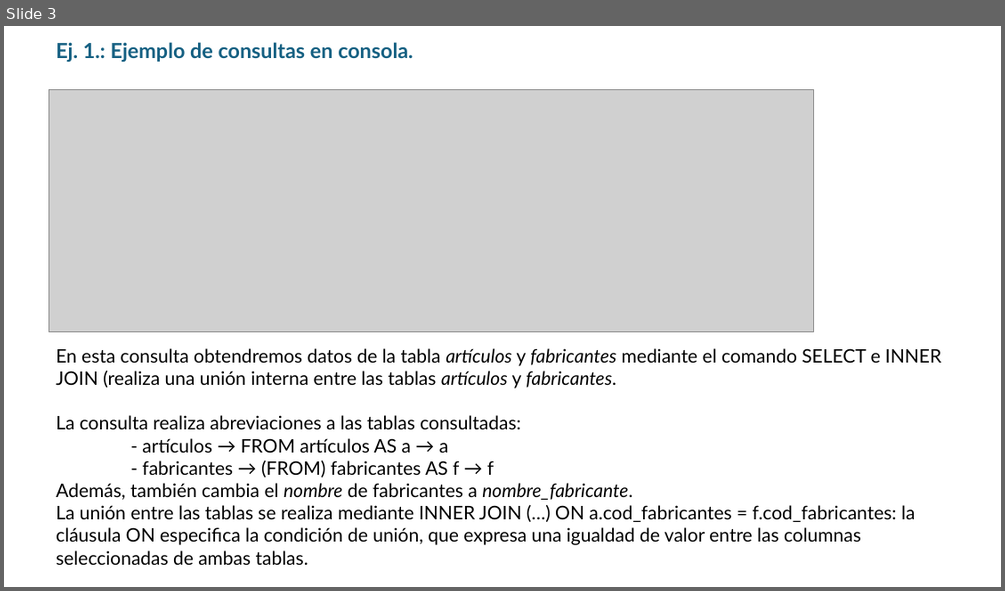
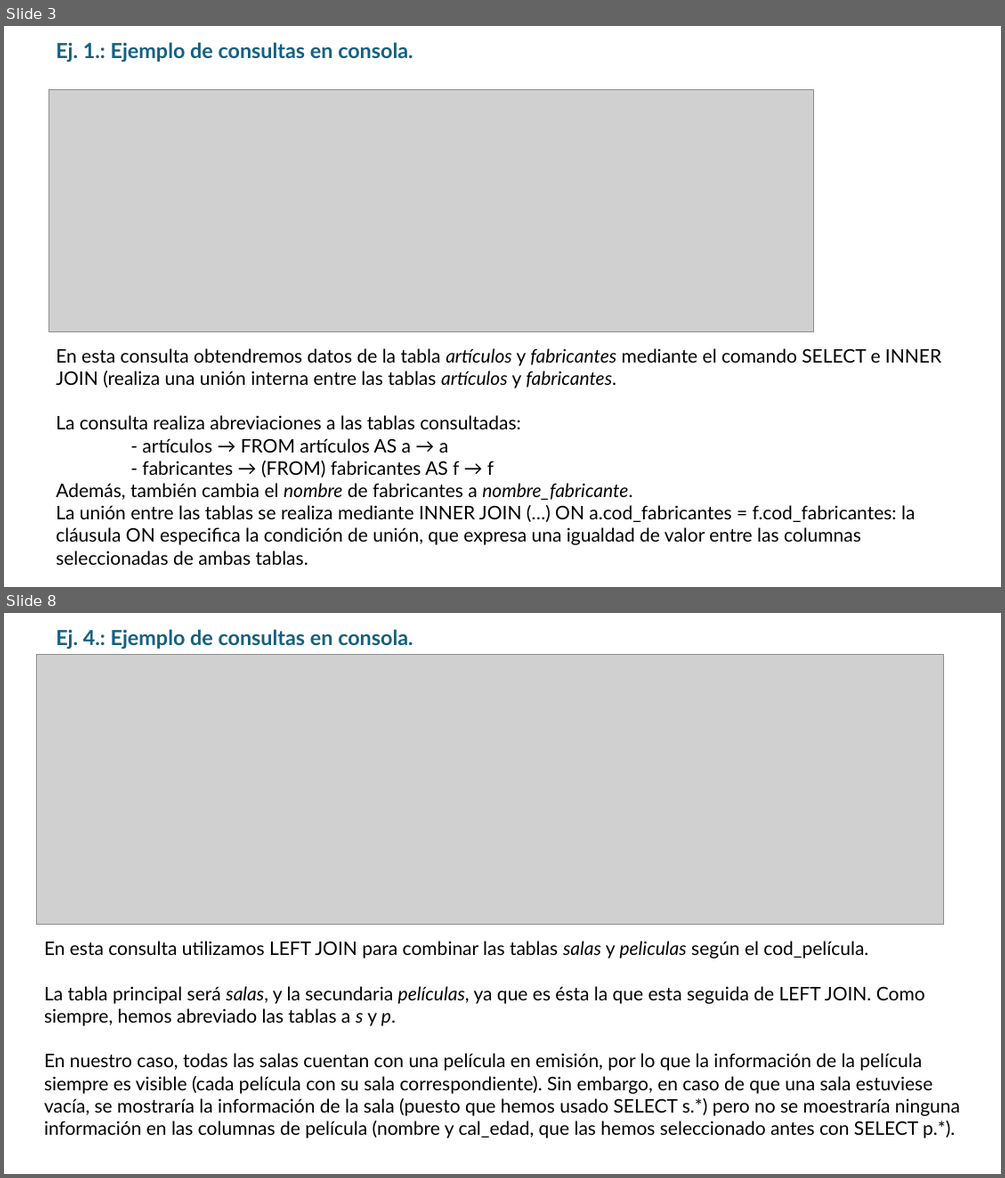
Before and after one commit to AchillesD9-Alex/-2024-Java-Angular-Bootcamp, a slide deck: [JAVA]/C3/TA16/ta16.pptx. Shown one above the other, each under a label of ours: slide 3 before the commit, slides 3 and 8 after it; the slides between them are not shown. The pictures are 1005x591 and 1005x1178 pixels, drawn with LibreOffice and Linux fonts; fonts in the diff are those of the drawing; grey boxes stand for pictures. Boxes give left, top, right and bottom in pixels: in the first picture for what was removed or moved away, otherwise in the second. Text is boxed around its words. In the diff, an @@ line names an element or a change of style, - is before the commit and + after.

```diff
--- a/[JAVA]/C3/TA16/ta16.pptx
+++ b/[JAVA]/C3/TA16/ta16.pptx
@@ slide 8 added at [4,613,1001,1174], background #FFFFFF @@
@@ text added at [56,629,413,649], 20 pt, text #156082, bold @@
+Ej. 4.: Ejemplo de consultas en consola.
@@ picture added at [37,654,944,925] @@
@@ text added at [44,941,960,1138], 18 pt, text #000000 @@
+En esta consulta utilizamos LEFT JOIN para combinar las tablas salas y peliculas según el cod_película.
+La tabla principal será salas, y la secundaria películas, ya que es ésta la que esta seguida de LEFT JOIN. Como siempre, hemos abreviado las tablas a s y p.
+En nuestro caso, todas las salas cuentan con una película en emisión, por lo que la información de la película siempre es visible (cada película con su sala correspondiente). Sin embargo, en caso de que una sala estuviese vacía, se mostraría la información de la sala (puesto que hemos usado SELECT s.*) pero no se moestraría ninguna información en las columnas de película (nombre y cal_edad, que las hemos seleccionado antes con SELECT p.*).
```
Also in this commit, not shown: 5 other slides added, 4 other files.
